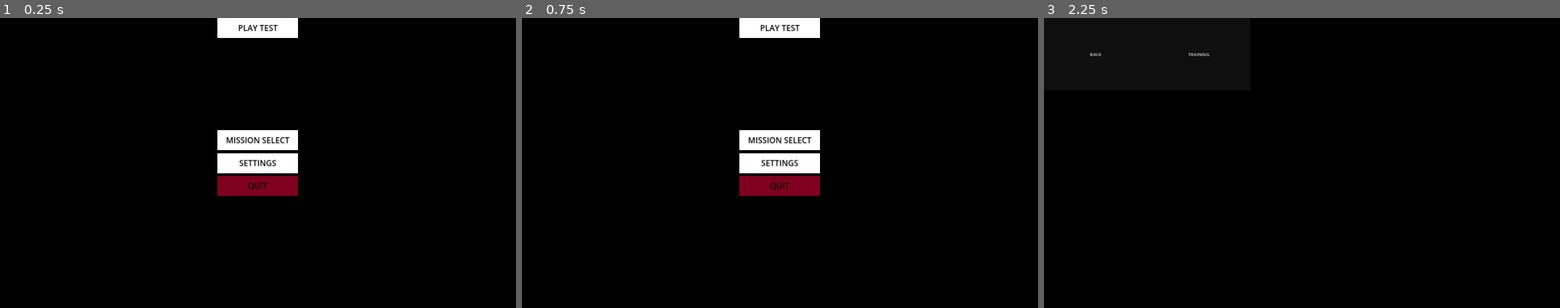
Above: before the commit, frames 1-3 (left to right).
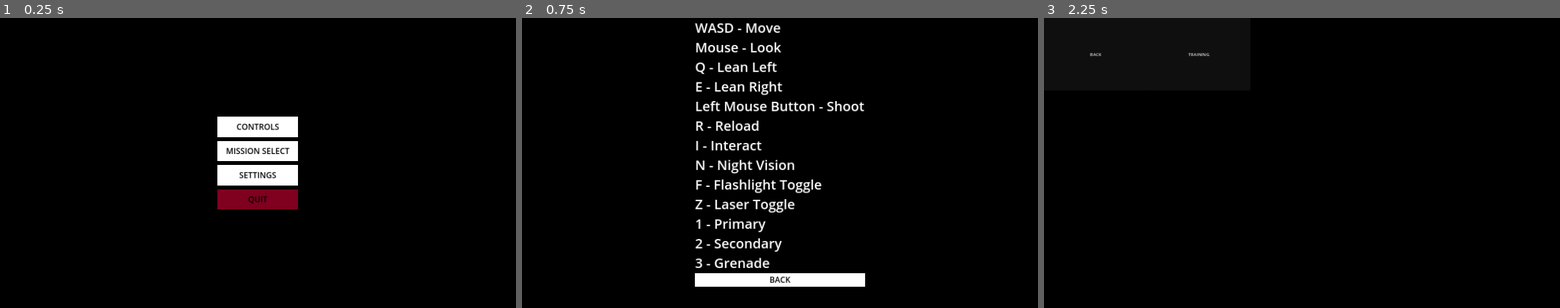
Above: after the commit, the same moments.

Repository: Ieida/Tactical-FPS-Godot
Game: Godot game, scene res://main_menu/main_menu.tscn
The game is run twice, just before and just after one commit, with the same random seed, the same clock (stepped at 60 frames per second) and the same inputs. The engine's default icon, where the game draws it, is replaced by a stand-in: a white triangle on a blue panel in a dark square. A sky picture missing from this copy of the repository is replaced by a grey-blue gradient.
Inputs (mouse positions are in pixels of both pictures, inside the frame that each line leads up to):
- Up to frame 1 (0.25 s): no input
- Up to frame 2 (0.75 s): click (780, 128) at 0.5 s, where only the run after the commit has a clickable "CONTROLS"
- Up to frame 3 (2.25 s): click (1302, 279) at 1.25 s, where only the run after the commit has a clickable "BACK"; click "MISSION SELECT" at 2 s

The runs differ from the first frame. In frame 1, 4.2% of the frame differs, in the area x 42-58%, y 0-66%; in frame 2, 8.9%, in the area x 33-67%, y 0-93%; in frame 3, nothing differs.

Commit message:
added controls info in menu

Diff:
--- a/bullet/bullet.gd
+++ b/bullet/bullet.gd
@@ -9,7 +9,7 @@
 func hit(hitbox: Hitbox, point: Vector3, normal: Vector3):
 	if hitbox.health:
 		damage.apply_to(hitbox.health)
-	var info = HitboxHitInfo.new(point, normal, 1)
+	var info = HitboxHitInfo.new(damage, point, normal, 1)
 	hitbox.hit(info)
 
 func shoot() -> float:
--- a/grenade/grenade.gd
+++ b/grenade/grenade.gd
@@ -6,10 +6,12 @@
 @onready var rb: RigidBody3D = $RigidBody3D as RigidBody3D
 @export var explosion_effect: PackedScene
 @export var damage: Damage
+@export var range: float = 10
 @onready var effect_area: Area3D = $RigidBody3D/EffectArea
 
 func _ready():
 	rb.freeze = true
+	$RigidBody3D/EffectArea/CollisionShape3D.shape.radius = range
 
 func _explode():
 	for area in effect_area.get_overlapping_areas():
@@ -17,10 +19,12 @@
 		if area is Node3D:
 			var a = area as Node3D
 			if a is Hitbox:
-				if area.health:
-					damage.apply_to(area.health)
-				var info = HitboxHitInfo.new(Vector3.ZERO, Vector3.ZERO, 1)
+				var d = calculate_damage(damage.amount, global_position.distance_to(a.global_position))
+				var pd = damage.amount
+				damage.amount = d
+				var info = HitboxHitInfo.new(damage, Vector3.ZERO, Vector3.ZERO, 1)
 				area.hit(info)
+				damage.amount = pd
 
 	var ee = explosion_effect.instantiate()
 	get_tree().root.add_child(ee)
@@ -30,6 +34,9 @@
 func add_collision_exception_with(body: Node):
 	rb.add_collision_exception_with(body)
 
+func calculate_damage(initial: float, distance: float) -> float:
+	return initial * clampf(1 - (distance / range), 0, 1)
+
 func release_spoon():
 	await get_tree().create_timer(time_to_explode).timeout
 	_explode()
--- a/hitbox/hitbox.gd
+++ b/hitbox/hitbox.gd
@@ -20,5 +20,8 @@
 			new_effect.look_at(info.point + info.normal)
 		new_effect.orthonormalize()
 
+	if health:
+		info.damage.apply_to(health)
+
 	## Signal that a hit has be recieved
 	hit_recieved.emit(info)
--- a/hitbox/hitbox_hit_info.gd
+++ b/hitbox/hitbox_hit_info.gd
@@ -5,8 +5,10 @@
 var point: Vector3
 var normal: Vector3
 var intensity: float
+var damage: Damage
 
-func _init(point_: Vector3 = Vector3.ZERO, normal_: Vector3 = Vector3.ZERO, intensity_: float = 0):
+func _init(damage_: Damage, point_: Vector3 = Vector3.ZERO, normal_: Vector3 = Vector3.ZERO, intensity_: float = 0):
 	point = point_
 	normal = normal_
 	intensity = intensity_
+	damage = damage_
--- a/main_menu/main_menu.tscn
+++ b/main_menu/main_menu.tscn
@@ -35,23 +35,20 @@
 	$MainMenu.show()
 "
 
-[sub_resource type="StyleBoxFlat" id="StyleBoxFlat_b122x"]
+[sub_resource type="StyleBoxFlat" id="StyleBoxFlat_eg1pm"]
 resource_local_to_scene = true
 bg_color = Color(1, 1, 1, 1)
 
-[sub_resource type="GDScript" id="GDScript_ysa8p"]
-resource_name = "play_test"
-script/source = "extends GameMenuButton
-
-var path_string = \"res://level_0/level_0.tscn\"
-
-func _ready():
-	pressed.connect(_on_pressed)
-	ResourceLoader.load_threaded_request(path_string)
-
-func _on_pressed():
-	var scene = ResourceLoader.load_threaded_get(path_string)
-	get_tree().change_scene_to_packed(scene)
+[sub_resource type="GDScript" id="GDScript_ru4i1"]
+resource_name = "controls"
+script/source = "extends GameMenuButton
+
+func _ready():
+	pressed.connect(_on_pressed)
+
+func _on_pressed():
+	$\"../..\".hide()
+	$\"../../../Controls\".show()
 "
 
 [sub_resource type="StyleBoxFlat" id="StyleBoxFlat_hbqke"]
@@ -66,8 +63,8 @@
 	pressed.connect(_on_pressed)
 
 func _on_pressed():
-	$\"..\".hide()
-	$\"../../MissionSelect\".show()
+	$\"../..\".hide()
+	$\"../../../MissionSelect\".show()
 "
 
 [sub_resource type="StyleBoxFlat" id="StyleBoxFlat_0xjp3"]
@@ -82,8 +79,8 @@
 	pressed.connect(_on_pressed)
 
 func _on_pressed():
-	$\"..\".hide()
-	$\"../../SettingsMenu\".show()
+	$\"../..\".hide()
+	$\"../../../SettingsMenu\".show()
 "
 
 [sub_resource type="StyleBoxFlat" id="StyleBoxFlat_1dx85"]
@@ -99,6 +96,22 @@
 
 func _on_pressed():
 	get_tree().quit(0)
+"
+
+[sub_resource type="StyleBoxFlat" id="StyleBoxFlat_plait"]
+resource_local_to_scene = true
+bg_color = Color(1, 1, 1, 1)
+
+[sub_resource type="GDScript" id="GDScript_2wkmd"]
+resource_name = "back"
+script/source = "extends GameMenuButton
+
+func _ready():
+	pressed.connect(_on_pressed)
+
+func _on_pressed():
+	$\"../..\".hide()
+	$\"../../../MainMenu\".show()
 "
 
 [sub_resource type="StyleBoxFlat" id="StyleBoxFlat_5o15y"]
@@ -184,25 +197,7 @@
 grow_horizontal = 2
 grow_vertical = 2
 
-[node name="PlayTest" parent="MainMenu" instance=ExtResource("1_p7dyk")]
-layout_mode = 1
-anchors_preset = 5
-anchor_left = 0.5
-anchor_right = 0.5
-offset_left = -150.0
-offset_right = 150.0
-offset_bottom = 75.0
-grow_horizontal = 2
-theme_override_styles/normal = SubResource("StyleBoxFlat_b122x")
-theme_override_styles/hover = SubResource("StyleBoxFlat_b122x")
-theme_override_styles/pressed = SubResource("StyleBoxFlat_b122x")
-theme_override_styles/disabled = SubResource("StyleBoxFlat_b122x")
-theme_override_styles/focus = SubResource("StyleBoxFlat_b122x")
-text = "PLAY TEST"
-script = SubResource("GDScript_ysa8p")
-stylebox = SubResource("StyleBoxFlat_b122x")
-
-[node name="MissionSelect" parent="MainMenu" instance=ExtResource("1_p7dyk")]
+[node name="VBoxContainer" type="VBoxContainer" parent="MainMenu"]
 layout_mode = 1
 anchors_preset = 8
 anchor_left = 0.5
@@ -210,11 +205,28 @@
 anchor_right = 0.5
 anchor_bottom = 0.5
 offset_left = -150.0
-offset_top = -122.5
+offset_top = -154.0
 offset_right = 150.0
-offset_bottom = -47.5
-grow_horizontal = 2
-grow_vertical = 2
+offset_bottom = 154.0
+grow_horizontal = 2
+grow_vertical = 2
+theme_override_constants/separation = 15
+alignment = 1
+
+[node name="Controls" parent="MainMenu/VBoxContainer" instance=ExtResource("1_p7dyk")]
+custom_minimum_size = Vector2(300, 75)
+layout_mode = 2
+theme_override_styles/normal = SubResource("StyleBoxFlat_eg1pm")
+theme_override_styles/hover = SubResource("StyleBoxFlat_eg1pm")
+theme_override_styles/pressed = SubResource("StyleBoxFlat_eg1pm")
+theme_override_styles/disabled = SubResource("StyleBoxFlat_eg1pm")
+theme_override_styles/focus = SubResource("StyleBoxFlat_eg1pm")
+text = "CONTROLS"
+script = SubResource("GDScript_ru4i1")
+
+[node name="MissionSelect" parent="MainMenu/VBoxContainer" instance=ExtResource("1_p7dyk")]
+custom_minimum_size = Vector2(300, 75)
+layout_mode = 2
 theme_override_styles/normal = SubResource("StyleBoxFlat_hbqke")
 theme_override_styles/hover = SubResource("StyleBoxFlat_hbqke")
 theme_override_styles/pressed = SubResource("StyleBoxFlat_hbqke")
@@ -222,20 +234,11 @@
 theme_override_styles/focus = SubResource("StyleBoxFlat_hbqke")
 text = "MISSION SELECT"
 script = SubResource("GDScript_qmtle")
-
-[node name="Settings" parent="MainMenu" instance=ExtResource("1_p7dyk")]
-layout_mode = 1
-anchors_preset = 8
-anchor_left = 0.5
-anchor_top = 0.5
-anchor_right = 0.5
-anchor_bottom = 0.5
-offset_left = -150.0
-offset_top = -37.5
-offset_right = 150.0
-offset_bottom = 37.5
-grow_horizontal = 2
-grow_vertical = 2
+stylebox = SubResource("StyleBoxFlat_hbqke")
+
+[node name="Settings" parent="MainMenu/VBoxContainer" instance=ExtResource("1_p7dyk")]
+custom_minimum_size = Vector2(300, 75)
+layout_mode = 2
 theme_override_styles/normal = SubResource("StyleBoxFlat_0xjp3")
 theme_override_styles/hover = SubResource("StyleBoxFlat_0xjp3")
 theme_override_styles/pressed = SubResource("StyleBoxFlat_0xjp3")
@@ -243,20 +246,11 @@
 theme_override_styles/focus = SubResource("StyleBoxFlat_0xjp3")
 text = "SETTINGS"
 script = SubResource("GDScript_aoi74")
-
-[node name="Quit" parent="MainMenu" instance=ExtResource("1_p7dyk")]
-layout_mode = 1
-anchors_preset = 8
-anchor_left = 0.5
-anchor_top = 0.5
-anchor_right = 0.5
-anchor_bottom = 0.5
-offset_left = -150.0
-offset_top = 47.5
-offset_right = 150.0
-offset_bottom = 122.5
-grow_horizontal = 2
-grow_vertical = 2
+stylebox = SubResource("StyleBoxFlat_0xjp3")
+
+[node name="Quit" parent="MainMenu/VBoxContainer" instance=ExtResource("1_p7dyk")]
+custom_minimum_size = Vector2(300, 75)
+layout_mode = 2
 theme_override_styles/normal = SubResource("StyleBoxFlat_1dx85")
 theme_override_styles/hover = SubResource("StyleBoxFlat_1dx85")
 theme_override_styles/pressed = SubResource("StyleBoxFlat_1dx85")
@@ -264,6 +258,55 @@
 theme_override_styles/focus = SubResource("StyleBoxFlat_1dx85")
 text = "QUIT"
 script = SubResource("GDScript_u0k2c")
+stylebox = SubResource("StyleBoxFlat_1dx85")
+
+[node name="Controls" type="Control" parent="."]
+visible = false
+layout_mode = 1
+anchors_preset = 15
+anchor_right = 1.0
+anchor_bottom = 1.0
+grow_horizontal = 2
+grow_vertical = 2
+
+[node name="VBoxContainer" type="VBoxContainer" parent="Controls"]
+layout_mode = 1
+anchors_preset = 13
+anchor_left = 0.5
+anchor_right = 0.5
+anchor_bottom = 1.0
+offset_left = -316.5
+offset_right = 316.5
+grow_horizontal = 2
+grow_vertical = 2
+
+[node name="Label" type="Label" parent="Controls/VBoxContainer"]
+layout_mode = 2
+theme_override_font_sizes/font_size = 50
+text = "WASD - Move
+Mouse - Look
+Q - Lean Left
+E - Lean Right
+Left Mouse Button - Shoot
+R - Reload
+I - Interact
+N - Night Vision
+F - Flashlight Toggle
+Z - Laser Toggle
+1 - Primary
+2 - Secondary
+3 - Grenade"
+
+[node name="Back" parent="Controls/VBoxContainer" instance=ExtResource("1_p7dyk")]
+custom_minimum_size = Vector2(0, 50)
+layout_mode = 2
+theme_override_styles/normal = SubResource("StyleBoxFlat_plait")
+theme_override_styles/hover = SubResource("StyleBoxFlat_plait")
+theme_override_styles/pressed = SubResource("StyleBoxFlat_plait")
+theme_override_styles/disabled = SubResource("StyleBoxFlat_plait")
+theme_override_styles/focus = SubResource("StyleBoxFlat_plait")
+text = "BACK"
+script = SubResource("GDScript_2wkmd")
 
 [node name="SettingsMenu" type="Control" parent="."]
 visible = false
@@ -294,6 +337,7 @@
 theme_override_styles/focus = SubResource("StyleBoxFlat_5o15y")
 text = "BACK"
 script = SubResource("GDScript_f7o4f")
+stylebox = SubResource("StyleBoxFlat_5o15y")
 
 [node name="HSlider" type="HSlider" parent="SettingsMenu"]
 layout_mode = 1
@@ -355,6 +399,8 @@
 
 [node name="GridContainer" type="GridContainer" parent="MissionSelect/ScrollContainer"]
 layout_mode = 2
+size_flags_horizontal = 4
+size_flags_vertical = 4
 theme_override_constants/h_separation = 0
 theme_override_constants/v_separation = 0
 columns = 4
Not shown, changed: export_presets.cfg
Not shown: 1 places in main_menu/main_menu.tscn that only renumber resources
